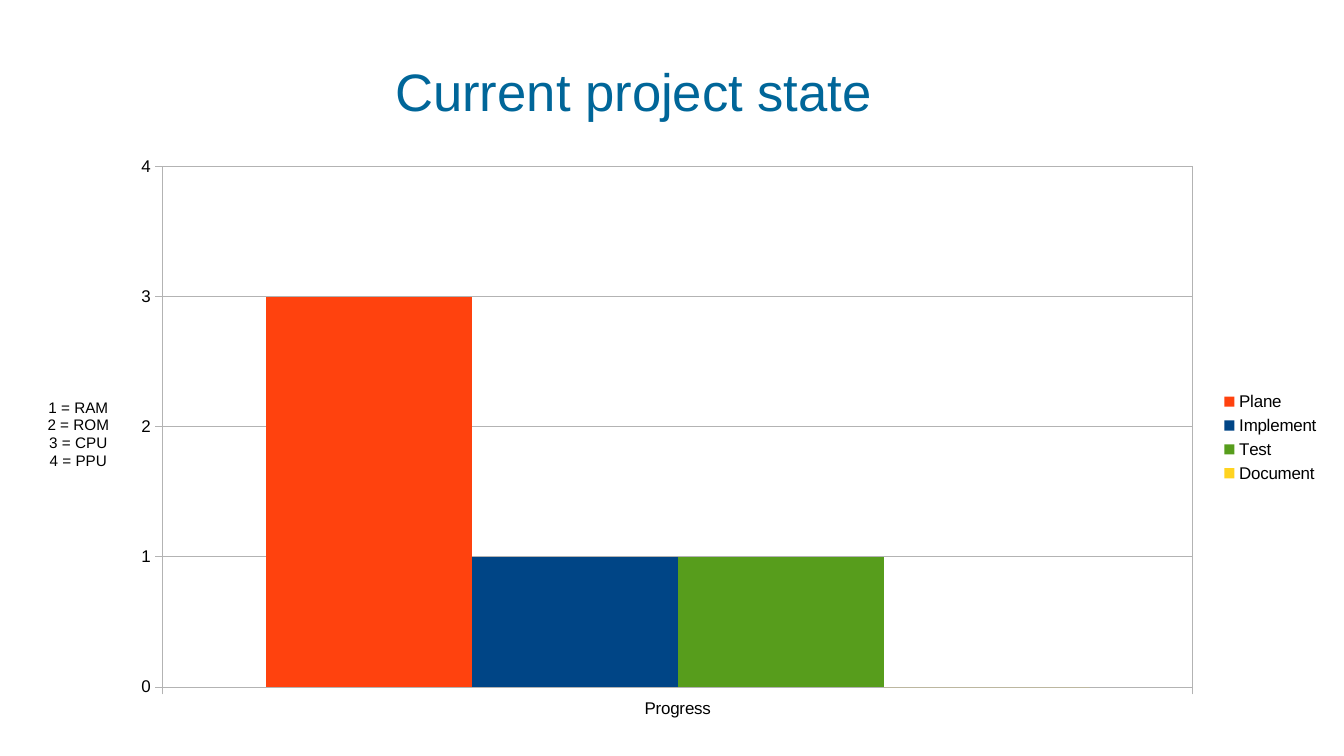
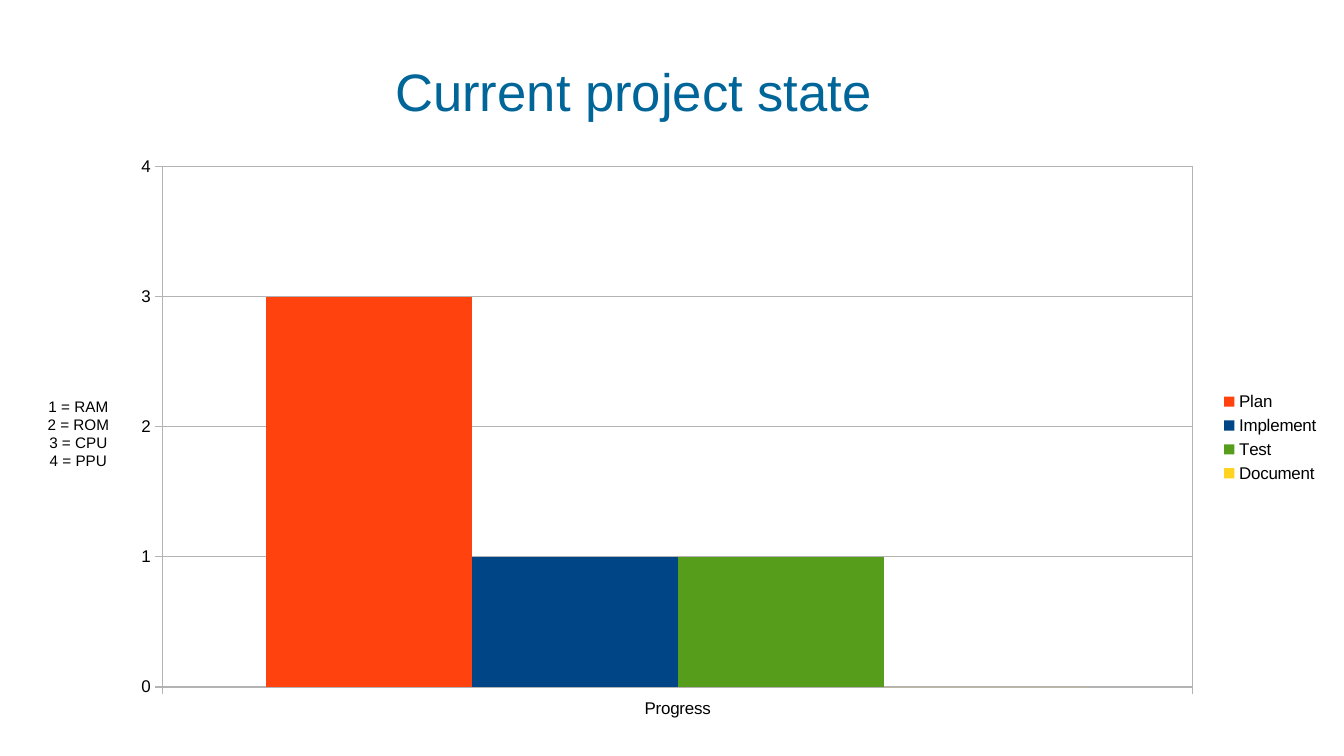
Before and after one commit to Tekercs/nes_emulator, a slide deck: slide 4 of doc/CS408-progress-presentation.pptx. Drawn at 1344x756 pixels with LibreOffice and Linux fonts; fonts in the diff are those of the drawing; background and template pictures are left out. Boxes give left, top, right and bottom in pixels: in the first picture for what was removed or moved away, otherwise in the second. Text is boxed around its words. In the diff, an @@ line names an element or a change of style, - is before the commit and + after.

```diff
--- a/doc/CS408-progress-presentation.pptx
+++ b/doc/CS408-progress-presentation.pptx
@@ column chart at [27, 145, 1333, 731] @@
-Plane: 3
+Plan: 3
@@ legend changed @@
@@ category axis changed @@
@@ value axis changed @@
```
Also in this commit, not shown: 5 other slides changed.
